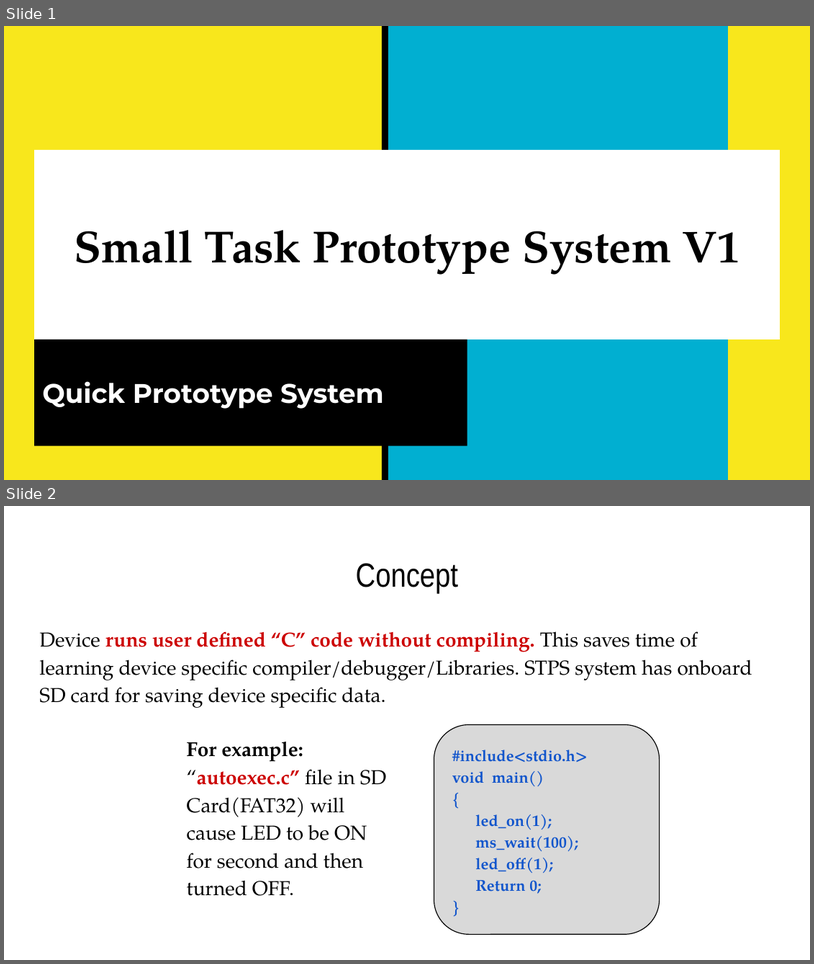
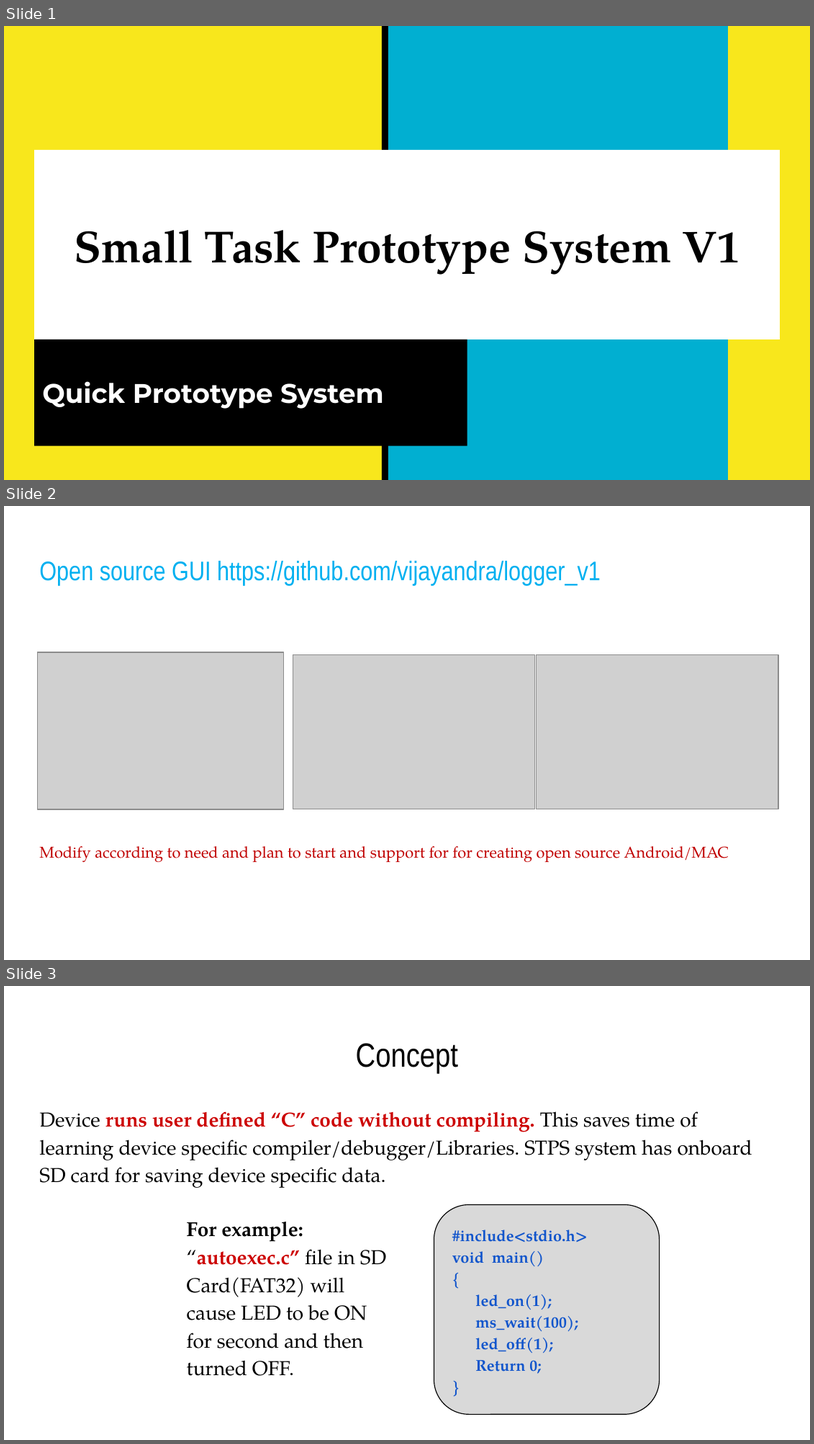
Before and after one commit to vijayandra/logger_v1, a slide deck: docs/Small Task Computer.pptx. Shown one above the other, each under a label of ours: slides 1 and 2 before the commit, slides 1, 2 and 3 after it. The pictures are 814x964 and 814x1444 pixels, drawn with LibreOffice and Linux fonts; fonts in the diff are those of the drawing; grey boxes stand for pictures. Boxes give left, top, right and bottom in pixels: in the first picture for what was removed or moved away, otherwise in the second. Text is boxed around its words. In the diff, an @@ line names an element or a change of style, - is before the commit and + after.

```diff
--- a/docs/Small Task Computer.pptx
+++ b/docs/Small Task Computer.pptx
@@ slide 2 added at <box>4,506,810,960</box>, background #FFFFFF @@
@@ title added at <box>39,561,601,585</box>, 24 pt, text #00B0F0 @@
+Open source GUI https://github.com/vijayandra/logger_v1
@@ picture added at <box>38,652,284,809</box> @@
@@ picture added at <box>293,654,535,809</box> @@
@@ picture added at <box>536,654,779,809</box> @@
@@ text added at <box>39,846,729,862</box>, 14 pt, text #C00000 @@
+Modify according to need and plan to start and support for for creating open source Android/MAC
@@ what was slide 2 is now slide 3 @@
```
Also in this commit, not shown: 1 slide removed, 1 other file.
